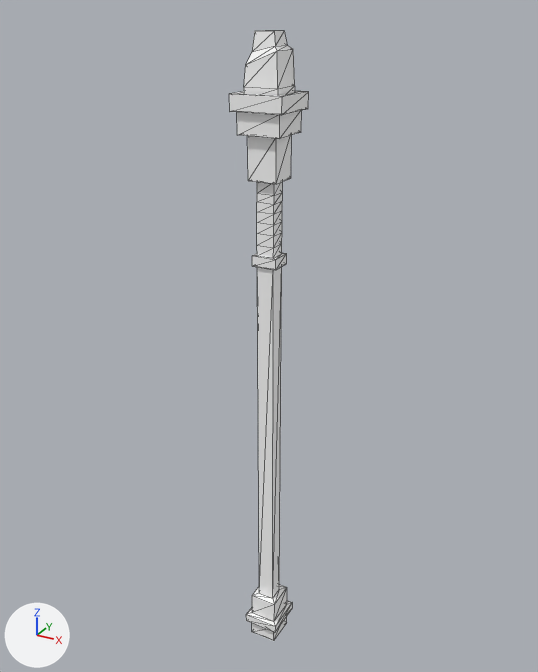
What one commit did to the glTF model assets/synty/simple_fantasy/models/SF_Wep_Human_Staff_01.glb.
Before and after are seen from a 50 mm camera at (0.0155, -0.0283, 0.0326) aimed at (-0.0005, 0.0008, 0.0181). The axes (+X, +Y, +Z) are drawn at lower left. The lights are the same throughout. Mesh edges are drawn as thin lines.

The scene before the commit, as lines of its bpy script (objects in view):
```python
mat_lambert1 = principled_material('lambert1')
mat_lambert1.base_color = (1.0, 1.0, 1.0)  # white #ffffff
mat_lambert1.roughness = 0.553
me_mesh = bpy.data.meshes.new('Mesh')
me_mesh.from_pydata(...)  # 128 vertices, 252 faces; spans x -0.0012..0.0012, y -0.0012..0.0012, z 0.0..0.0318
me_mesh.materials.append(mat_lambert1)  # white #ffffff
ob_sf_wep_human_staff_01 = bpy.data.objects.new('SF_Wep_Human_Staff_01', me_mesh)
ob_sf_wep_human_staff_01.location = (0.0, 0.0, 0.0)
```
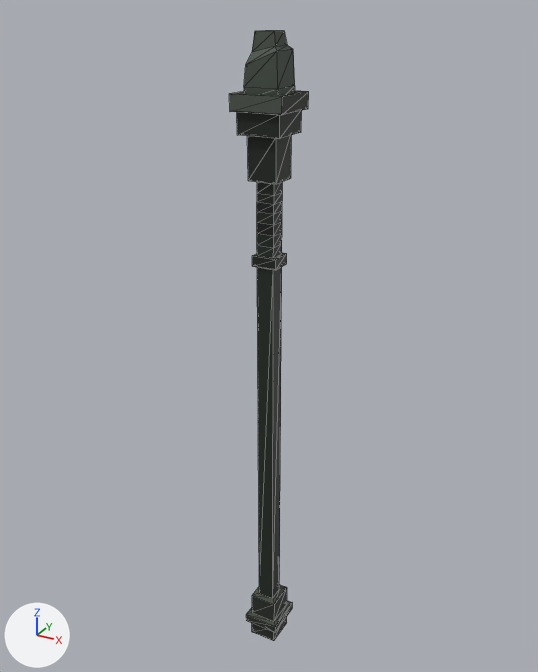
What differs and where, as boxes (x1, y1, x2, y2) in the pictures (538 x 672 px):
```json
{"object": "SF_Wep_Human_Staff_01", "change": "surface changed", "before": [229, 30, 309, 641], "after": [229, 30, 309, 641], "on screen": "grey to black"}
```

The change, as JSON lines over the scene's bpy script:
```json
{"op": "add", "block": "img_undead_footman_01", "code": ["img_undead_footman_01 = load_image('Undead_Footman_01', '_unpacked/Undead_Footman_01', 512, 512, 'sRGB')"]}
{"op": "remove", "block": "mat_lambert1", "code": "mat_lambert1.base_color = (1.0, 1.0, 1.0)  # white #ffffff"}
{"op": "add", "block": "mat_lambert1", "code": "mat_lambert1.texture = img_undead_footman_01"}
```
